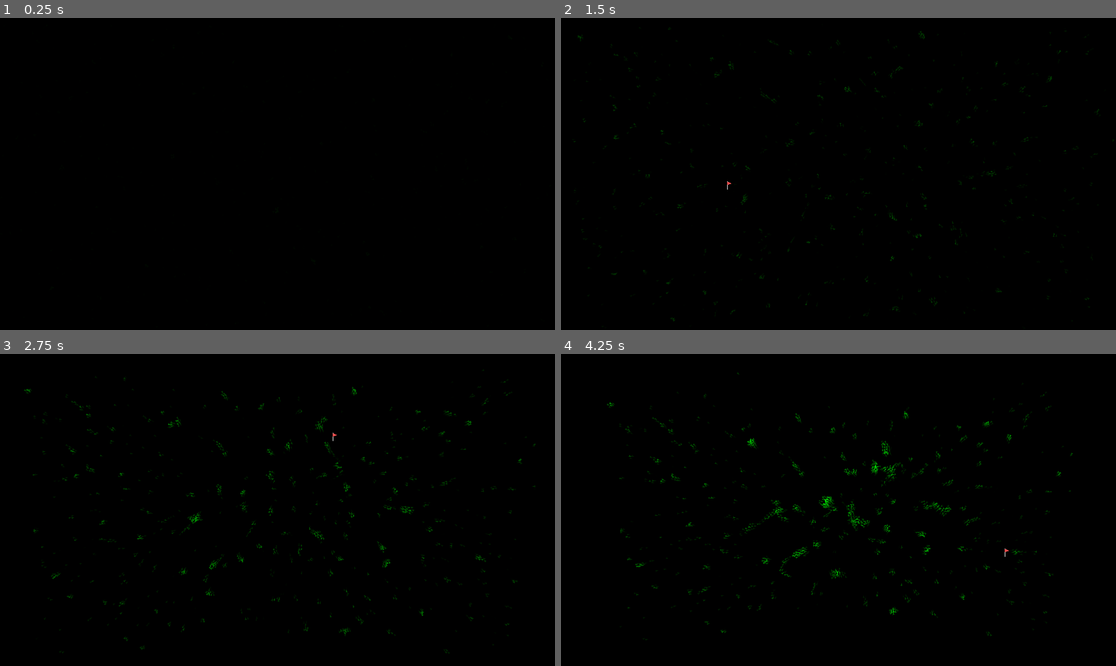
Above: before the commit, frames 1-4 (two rows, left to right).
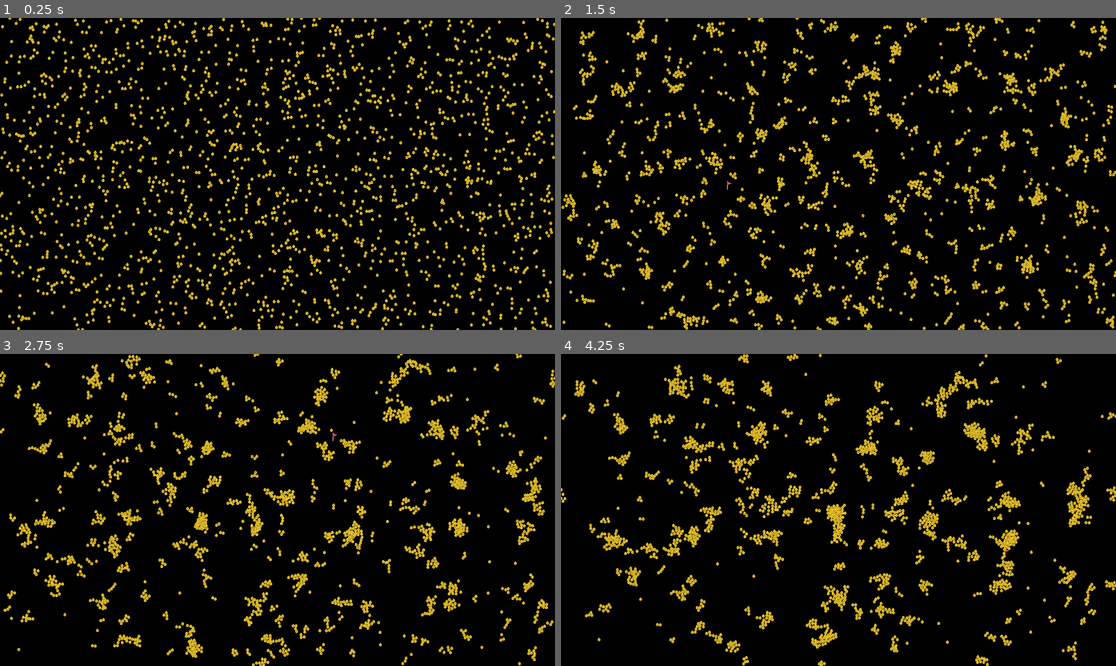
Above: after the commit, the same moments.

Repository: kyrick/godot-boids-acceleration-structure
Game: Godot game, scene res://Levels/RandomSpawn/RandomSpawn.tscn
Two runs of this game, one before a commit and one after it. Both use one fixed random seed, a clock stepped at 60 frames per second and the inputs below.
Inputs (mouse positions are in pixels of both pictures, inside the frame that each line leads up to):
- Up to frame 1 (0.25 s): no input
- Up to frame 2 (1.5 s): move the mouse to (960, 158) at 0.52 s; click (960, 158) at 0.67 s; move the mouse to (727, 189) at 1.27 s; click (727, 189) at 1.42 s
- Up to frame 3 (2.75 s): move the mouse to (333, 441) at 2.02 s; click (333, 441) at 2.17 s
- Up to frame 4 (4.25 s): move the mouse to (810, 572) at 2.77 s; click (810, 572) at 2.92 s; move the mouse to (1005, 556) at 3.52 s; click (1005, 556) at 3.67 s

The runs differ from the first frame. In frame 1, 11% of the frame differs, in the area x 0-100%, y 0-100%; in frame 2, 11%; in frame 3, 11%; in frame 4, 11%.

Commit message:
split boids into compute groups

Diff:
--- a/Actors/Bat/Bat.tscn
+++ b/Actors/Bat/Bat.tscn
@@ -44,5 +44,4 @@
 [node name="AnimatedSprite" type="AnimatedSprite" parent="." index="1"]
 position = Vector2( 0.0944672, -4.34553 )
 frames = SubResource( 6 )
-frame = 4
 playing = true
--- a/Actors/Boid/Boid.gd
+++ b/Actors/Boid/Boid.gd
@@ -10,17 +10,16 @@
 
 onready var screen_size = get_viewport_rect().size
 
-var _prev_point = null
-
 var _mouse_target: Vector2
-var _velocity: Vector2 setget velocity_set, velocity_get
+var velocity: Vector2
 
 var _accel_struct
+var scaled_pos
 var _flock_size: int = 0
 
 func _ready():
 	randomize()
-	_velocity = Vector2(rand_range(-1, 1), rand_range(-1, 1)).normalized() * max_speed
+	velocity = Vector2(rand_range(-1, 1), rand_range(-1, 1)).normalized() * max_speed
 	_mouse_target = get_random_target()
 
 
@@ -31,19 +30,13 @@
 		elif event.get_button_index() == BUTTON_RIGHT:
 			_mouse_target = get_random_target()
 
-
-func _process(delta):
-	translate(_velocity * delta)
+func process(delta):
+	position += velocity * delta
 	wrap_screen()
 
+	var flock = _accel_struct.get_bodies(scaled_pos, velocity)
 
-func _physics_process(delta):
-	var scaled_point = _accel_struct.scale_point(position)
-	var flock = _accel_struct.get_bodies(scaled_point, _velocity)
-
-	var mouse_vector = Vector2.ZERO
-	if _mouse_target != Vector2.INF:
-		mouse_vector = global_position.direction_to(_mouse_target) * mouse_follow_force
+	var mouse_vector = global_position.direction_to(_mouse_target) * mouse_follow_force
 
 	# get cohesion, alginment, and separation vectors
 	var vectors = get_flock_status(flock)
@@ -56,10 +49,7 @@
 
 	var acceleration = align_vector + max_speed * (cohesion_vector + separation_vector + mouse_vector)
 
-	velocity_set((_velocity + acceleration).clamped(max_speed))
-
-	_prev_point = _accel_struct.update_body(self, scaled_point, _prev_point)
-
+	velocity = (velocity + acceleration).clamped(max_speed)
 
 func get_flock_status(flock: Array):
 	var center_vector: = Vector2()
@@ -75,7 +65,7 @@
 
 				if position.distance_to(neighbor_pos) < view_distance:
 					flock_size += 1
-					align_vector += f.velocity_get()
+					align_vector += f.velocity
 					flock_center += neighbor_pos
 
 					var d = position.distance_to(neighbor_pos)
@@ -101,11 +91,3 @@
 func wrap_screen():
 	position.x = wrapf(position.x, 0, screen_size.x)
 	position.y = wrapf(position.y, 0, screen_size.y)
-
-
-func velocity_set(velocity: Vector2):
-	_velocity = velocity
-
-
-func velocity_get():
-	return _velocity
--- a/Actors/Crow/Crow.gd
+++ b/Actors/Crow/Crow.gd
@@ -3,7 +3,7 @@
 var _highlight = 0.0
 
 func _process(_delta):
-	look_at(global_position + _velocity)
+	look_at(global_position + velocity)
 
 	if _flock_size and _highlight < _flock_size / 10.0:
 		_highlight += _flock_size / 1000.0
--- a/Actors/Crow/Crow.tscn
+++ b/Actors/Crow/Crow.tscn
@@ -9,7 +9,6 @@
 "_editor_description_": ""
 }
 max_speed = 60.0
-mouse_follow_force = 0.05
 cohesion_force = 0.5
 algin_force = 0.2
 separation_force = 0.1
--- a/Levels/RandomSpawn/RandomSpawn.gd
+++ b/Levels/RandomSpawn/RandomSpawn.gd
@@ -2,25 +2,63 @@
 
 const AccelStruct = preload("res://Nodes/AccelStruct/AccelStructure.gd")
 
-export(int) var boids = 20
+export(int) var max_boids = 20
 export(PackedScene) var Boid
 export(int) var struct_scale = 10
+export(int) var compute_groups = 4
 
 onready var screen_rect: = get_viewport_rect()
 
 var _accel_struct: AccelStruct
+var boids = []
 
 func _ready():
 	_accel_struct = AccelStruct.new(screen_rect, struct_scale)
 
-	for _i in range(boids):
+	for _i in compute_groups:
+		# define the compute groups as separate arrays
+		boids.append([])
+
+	for i in range(max_boids):
 		randomize()
 		var boid = Boid.instance()
 		var screen_size = screen_rect.size
 		var init_pos: = Vector2(rand_range(0, screen_size.x), rand_range(0, screen_size.y))
 		boid.position = init_pos
-		var scaled = _accel_struct.scale_point(init_pos)
-		boid._prev_point = scaled
-		_accel_struct.add_body(boid, scaled)
+		var scaled_pos = _accel_struct.scale_point(init_pos)
+		_accel_struct.add_body(boid, scaled_pos)
 		boid._accel_struct = _accel_struct
+		boid.scaled_pos = scaled_pos
 		add_child(boid)
+
+		# add this bar to a compute group
+		var compute_group = wrapi(i, 0, compute_groups)
+		boids[compute_group].append(boid)
+
+
+func _process(delta):
+	_accel_struct = AccelStruct.new(screen_rect, struct_scale)
+
+	for group in boids:
+		for boid in group:
+			var scaled_pos = _accel_struct.scale_point(boid.position)
+			_accel_struct.add_body(boid, scaled_pos)
+			boid._accel_struct = _accel_struct
+			boid.scaled_pos = scaled_pos
+
+#	var threads = []
+
+	for group in boids:
+#		var thread = Thread.new()
+#		thread.start(self, "process_group", [delta, group])
+		process_group([delta, group])
+
+#	for t in threads:
+#		t.wait_to_finish()
+
+
+func process_group(userdata):
+	var delta = userdata[0]
+	var group = userdata[1]
+	for boid in group:
+		boid.process(delta)
--- a/Levels/RandomSpawn/RandomSpawn.tscn
+++ b/Levels/RandomSpawn/RandomSpawn.tscn
@@ -1,14 +1,15 @@
 [gd_scene load_steps=5 format=2]
 
 [ext_resource path="res://Levels/common/black_tiles.tres" type="TileSet" id=1]
-[ext_resource path="res://Actors/Crow/Crow.tscn" type="PackedScene" id=2]
+[ext_resource path="res://Actors/Boid/Boid.tscn" type="PackedScene" id=2]
 [ext_resource path="res://Actors/MarkerFlag/MarkerFlag.tscn" type="PackedScene" id=3]
 [ext_resource path="res://Levels/RandomSpawn/RandomSpawn.gd" type="Script" id=4]
 
 [node name="RandomChickens" type="Node2D"]
 script = ExtResource( 4 )
-boids = 2000
+max_boids = 2000
 Boid = ExtResource( 2 )
+struct_scale = 20
 
 [node name="TileMap" type="TileMap" parent="."]
 tile_set = ExtResource( 1 )
--- a/project.godot
+++ b/project.godot
@@ -10,7 +10,6 @@
 
 _global_script_classes=[  ]
 _global_script_class_icons={
-
 }
 
 [application]
@@ -28,9 +27,9 @@
 
 [physics]
 
-common/physics_fps=30
 common/enable_object_picking=false
 
 [rendering]
 
+threads/thread_model=2
 environment/default_environment="res://default_env.tres"
